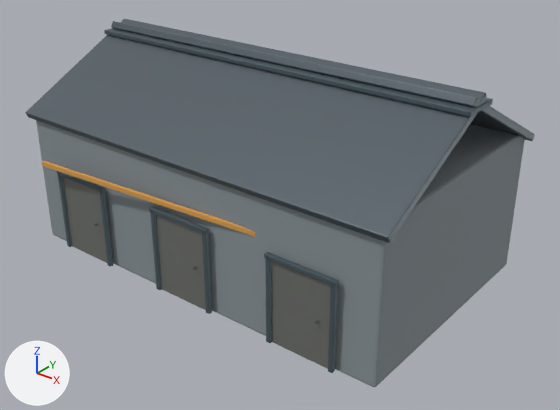
A saved change to the FBX model Assets/_Project/Art/Buildings/Warehouse/Warehouse.fbx.
One viewpoint serves both versions: a 50 mm camera at (17.53, -21.35, 15.38) aimed at (0.87, -0.52, 2.47). Every picture has the same lights, and +X, +Y and +Z are marked at lower left. The first picture is the older version. Where no turn or scale is listed for an object, it has been applied to the vertices.

Before the edit, the objects in view are built like this:
```python
ob_door = bpy.data.objects.new('Door', me_cube_004)
ob_door.location = (-5.25, -4.91, 1.7)
ob_door_001 = bpy.data.objects.new('Door.001', me_cube_008)
ob_door_001.location = (0.0, -4.91, 1.7)
ob_door_002 = bpy.data.objects.new('Door.002', me_cube_012)
ob_door_002.location = (5.25, -4.91, 1.7)
ob_doorframeleft = bpy.data.objects.new('DoorFrameLeft', me_cube_006)
ob_doorframeleft.location = (-6.5, -4.99, 1.7)
ob_doorframeleft_002 = bpy.data.objects.new('DoorFrameLeft.002', me_cube_014)
ob_doorframeleft_002.location = (4.0, -4.99, 1.7)
ob_doorframetop = bpy.data.objects.new('DoorFrameTop', me_cube_005)
ob_doorframetop.location = (-5.25, -4.99, 3.33)
ob_hazardstripe = bpy.data.objects.new('HazardStripe', me_cube_040)
ob_hazardstripe.location = (0.0, -4.97, 3.78)
ob_roofridge = bpy.data.objects.new('RoofRidge', me_cube_003)
ob_roofridge.location = (0.0, 0.0, 7.77)
ob_roofright = bpy.data.objects.new('RoofRight', me_cube_002)
ob_roofright.location = (0.0, 2.3, 6.68)
# also in view: 'RoofLeft' at (0.0, -2.3, 6.68); 'MainShell' at (0.0, 0.0, 2.8); 'DoorFrameRight.001' at (1.25, -4.99, 1.7); 'DoorFrameRight.002' at (6.5, -4.99, 1.7); 'DoorFrameTop.002' at (5.25, -4.99, 3.33)
```
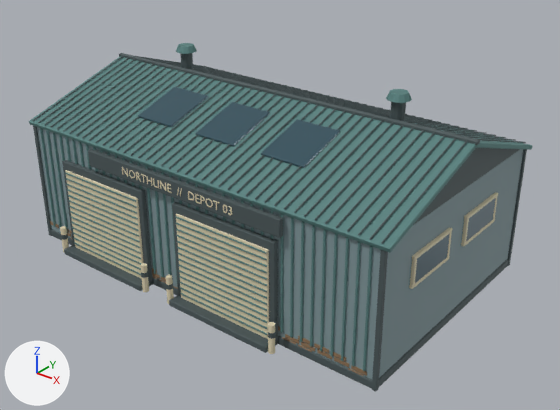
Where the newer file only moved an object's origin or applied its transform, the numbers keep the older frame.

Diff of the bpy script that builds the scene:
```diff
--- a/Assets/_Project/Art/Buildings/Warehouse/Warehouse.fbx.py
+++ b/Assets/_Project/Art/Buildings/Warehouse/Warehouse.fbx.py
@@ me_cube @@
-me_cube.from_pydata(...)  # 56 vertices, 54 faces; spans x -8.0..8.0, y -4.8..4.8, z -2.8..2.8
+me_cube.from_pydata(...)  # 56 vertices, 54 faces; spans x -8.0..8.0, y -4.8..4.8, z -2.8..2.2
+# me_cube part 1: the whole mesh is scaled about its middle by (1, 1, 0.897), then moved by (0.0, 0.0, -0.3)
 me_cube.materials.append(mat_warehouse_concrete)
@@ ob_roofridge @@
-ob_roofridge = bpy.data.objects.new('RoofRidge', me_cube_003)
@@ ob_door @@
-ob_door = bpy.data.objects.new('Door', me_cube_004)
@@ ob_roofright @@
-ob_roofright = bpy.data.objects.new('RoofRight', me_cube_002)
@@ ob_door_001 @@
-ob_door_001 = bpy.data.objects.new('Door.001', me_cube_008)
@@ ob_doorframetop @@
-ob_doorframetop = bpy.data.objects.new('DoorFrameTop', me_cube_005)
@@ ob_hazardstripe @@
-ob_hazardstripe = bpy.data.objects.new('HazardStripe', me_cube_040)
@@ ob_doorframeleft @@
-ob_doorframeleft = bpy.data.objects.new('DoorFrameLeft', me_cube_006)
@@ ob_doorframeleft_002 @@
-ob_doorframeleft_002 = bpy.data.objects.new('DoorFrameLeft.002', me_cube_014)
@@ ob_door_002 @@
-ob_door_002 = bpy.data.objects.new('Door.002', me_cube_012)
@@ ob_doorframetop_002 @@
-ob_doorframetop_002 = bpy.data.objects.new('DoorFrameTop.002', me_cube_013)
@@ ob_doorframeright @@
-ob_doorframeright = bpy.data.objects.new('DoorFrameRight', me_cube_007)
@@ ob_doorframeright_001 @@
-ob_doorframeright_001 = bpy.data.objects.new('DoorFrameRight.001', me_cube_011)
@@ ob_roofleft @@
-ob_roofleft = bpy.data.objects.new('RoofLeft', me_cube_001)
@@ ob_doorframetop_001 @@
-ob_doorframetop_001 = bpy.data.objects.new('DoorFrameTop.001', me_cube_009)
@@ ob_doorframeleft_001 @@
-ob_doorframeleft_001 = bpy.data.objects.new('DoorFrameLeft.001', me_cube_010)
@@ ob_doorframeright_002 @@
-ob_doorframeright_002 = bpy.data.objects.new('DoorFrameRight.002', me_cube_015)
@@ ob_detail_ivory_paint @@
+ob_detail_ivory_paint = bpy.data.objects.new('Detail_Ivory paint', me_cube_173)  # 1078 vertices, 1197 faces; spans x -2.46..12.13, y -0.37..7.64, z -1.84..2.82; in mat_ivory_paint (beige #e3d8b8)
+ob_detail_ivory_paint.location = (-4.0, -5.05, 1.84)
@@ ob_detail_charcoal_metal @@
+ob_detail_charcoal_metal = bpy.data.objects.new('Detail_Charcoal metal', me_cylinder_001_1)  # 5718 vertices, 5448 faces; spans x -2.0..14.6, y -0.2..10.4, z -0.7..6.6; in mat_charcoal_metal (dark grey #525f61)
+ob_detail_charcoal_metal.location = (-6.35, -5.3, 0.72)
@@ ob_detail_dark_blue_glass @@
+ob_detail_dark_blue_glass = bpy.data.objects.new('Detail_Dark blue glass', me_cube_209)  # 280 vertices, 270 faces; spans x -0.9..11.11, y -1.0..4.6, z -3.11..0.35; in mat_dark_blue_glass (dark cyan #355561)
+ob_detail_dark_blue_glass.location = (-3.0, -2.1, 6.01)
@@ ob_detail_weathered_timber @@
+ob_detail_weathered_timber = bpy.data.objects.new('Detail_Weathered timber', me_cube_227)  # 5712 vertices, 5508 faces; spans x -1.6..14.1, y 0.0..9.6, z -0.1..0.4; in mat_weathered_timber (brown #8e7355)
+ob_detail_weathered_timber.location = (-6.36, -4.82, 0.28)
@@ ob_detail_oxidized_teal_steel @@
+ob_detail_oxidized_teal_steel = bpy.data.objects.new('Detail_Oxidized teal steel', me_cube_090)  # 1112 vertices, 862 faces; spans x -0.2..16.2, y -0.3..9.8, z -2.5..4.8; in mat_oxidized_teal_steel (cyan #618b89)
+ob_detail_oxidized_teal_steel.location = (-8.0, -4.84, 2.7)
```

Changed parts and their boxes [x1, y1, x2, y2] in the pictures (560 x 410 px; the box of a moved part takes in the faces that stretch with it):
'MainShell', rescaled: before [36, 120, 525, 387]; after [37, 127, 523, 379]
'RoofLeft', deleted: before [25, 19, 487, 243]
'Detail_Oxidized teal steel', added (cyan): after [29, 43, 533, 371]
'Detail_Charcoal metal', added: after [32, 53, 527, 391]
'Detail_Ivory paint', added: after [60, 167, 498, 354]
'Detail_Dark blue glass', added: after [138, 87, 496, 283]
'Door.002', deleted: before [272, 261, 331, 369]
'RoofRight', deleted: before [111, 21, 535, 141]
'RoofRidge', deleted: before [104, 28, 493, 117]
'Door.001', deleted: before [156, 215, 206, 310]
'Door', deleted: before [63, 177, 107, 263]
'HazardStripe', deleted: before [42, 161, 255, 237]
'DoorFrameRight.002', deleted: before [328, 284, 338, 373]
'Detail_Weathered timber', added (mostly hidden): after [50, 221, 367, 376]
'DoorFrameTop.002', deleted: before [264, 252, 340, 287]
'DoorFrameRight.001', deleted: before [202, 233, 212, 314]
'DoorFrameLeft.002', deleted: before [265, 258, 272, 343]
'DoorFrameRight', deleted: before [100, 192, 113, 267]
'DoorFrameTop.001', deleted: before [149, 206, 210, 235]
'DoorFrameLeft.001', deleted: before [150, 211, 162, 290]
'DoorFrameLeft', deleted: before [58, 175, 72, 247]
'DoorFrameTop', deleted: before [57, 171, 106, 193]
part 1 of me_cube, moved or reshaped: before [36, 120, 525, 386]; after [37, 127, 523, 379]
